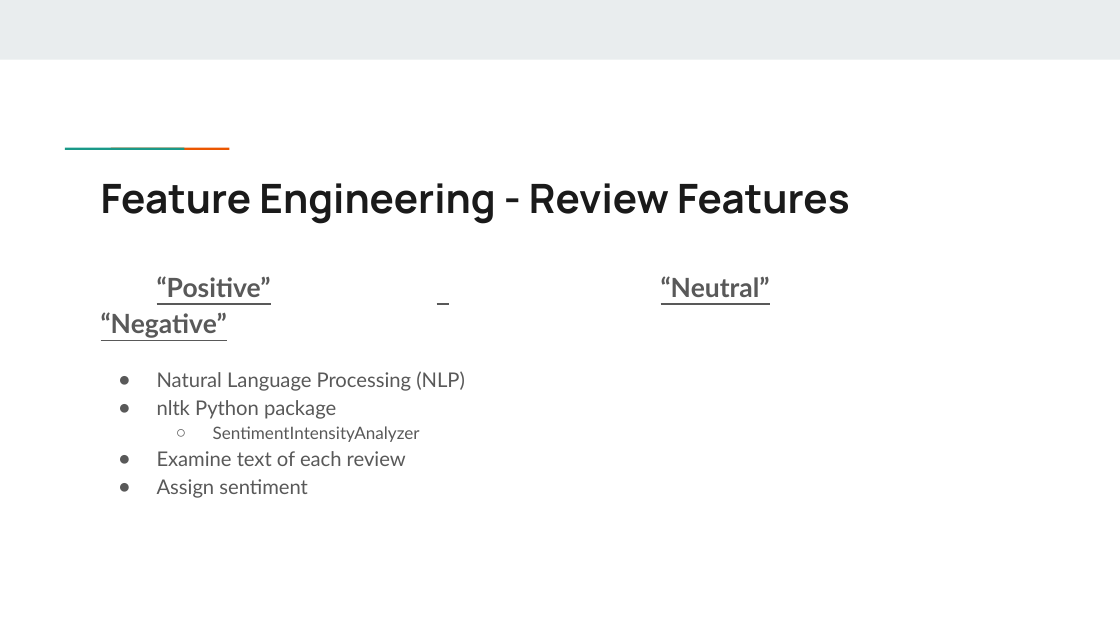
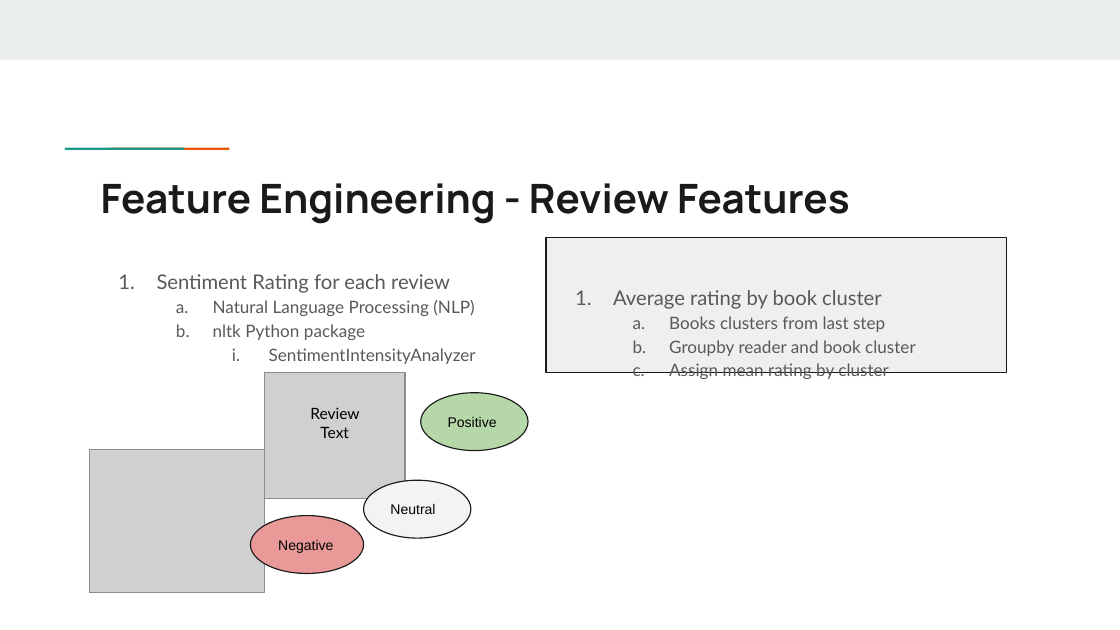
Before and after one commit to markdurrenberger/Goodreads_Book_Recommender, a slide deck: slide 6 of Executive_Presentation.pptx. Drawn at 1120x630 pixels with LibreOffice and Linux fonts; fonts in the diff are those of the drawing; grey boxes stand for pictures. Boxes give left, top, right and bottom in pixels: in the first picture for what was removed or moved away, otherwise in the second. Text is boxed around its words. In the diff, an @@ line names an element or a change of style, - is before the commit and + after.

```diff
--- a/Executive_Presentation.pptx
+++ b/Executive_Presentation.pptx
@@ rectangle added at bbox=[545, 237, 1006, 373], fill #EFEFEF, outline #1A1A1A 0.75 pt, 11 pt, text #595959 @@
+1. Average rating by book cluster
+  a. Books clusters from last step
+  b. Groupby reader and book cluster
+  c. Assign mean rating by cluster
@@ text at bbox=[157, 274, 450, 293]: text changed; size 17 to 13 pt; bold off @@
-“Positive” “Neutral” “Negative”
+1. Sentiment Rating for each review
@@ text at bbox=[213, 300, 476, 364]: size 13 to 11 pt in "Natural Language Processing (NLP)", "nltk Python package"; bullet ● to a.; list level 1 to 2 in "Natural Language Processing (NLP)"; list level 1 to 2 in "nltk Python package"; bullet ○ to i.; list level 2 to 3 in "SentimentIntensityAnalyzer" @@
@@ picture added at bbox=[264, 373, 405, 498] @@
@@ text added at bbox=[310, 407, 359, 438], 10 pt, text #000000 @@
+Review Text
@@ ellipse added at bbox=[421, 393, 529, 451], fill #B6D7A8, outline #1A1A1A 0.75 pt, 9 pt, text #000000 @@
+Positive
@@ picture added at bbox=[90, 450, 264, 592] @@
@@ text at bbox=[157, 451, 406, 498]: paragraphs removed @@
-● Examine text of each review
-● Assign sentiment
@@ ellipse added at bbox=[364, 480, 472, 539], fill #F3F3F3, outline #1A1A1A 0.75 pt, 9 pt, text #000000 @@
+Neutral
@@ ellipse added at bbox=[251, 515, 364, 573], fill #EA9999, outline #1A1A1A 0.75 pt, 9 pt, text #000000 @@
+Negative
```
Also in this commit, not shown: 4 other slides changed, 2 slides added, 2 slides removed.
